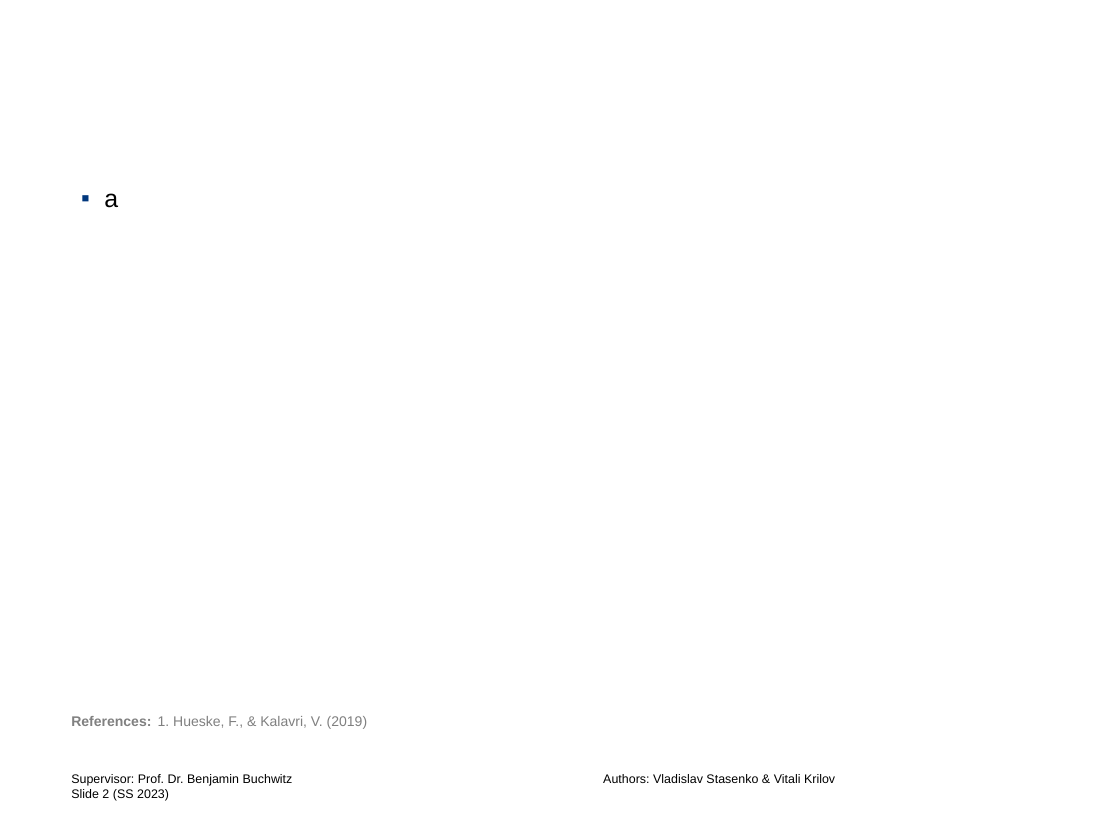
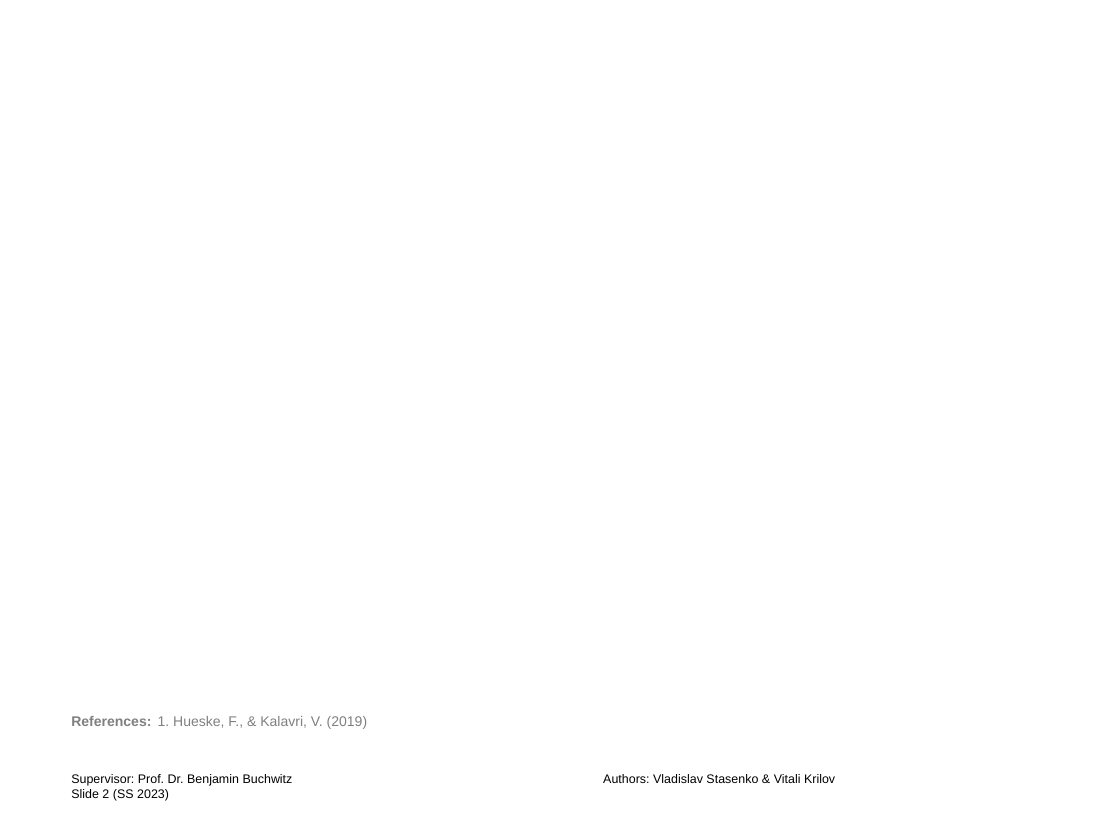
Before and after one commit to vladislabv/stream-processing, a slide deck: slide 2 of content/presentation/Vitali-Presentation-Stream-Processing.pptx. Drawn at 1120x840 pixels with LibreOffice and Linux fonts; fonts in the diff are those of the drawing; background and template pictures are left out. Boxes give left, top, right and bottom in pixels: in the first picture for what was removed or moved away, otherwise in the second. Text is boxed around its words. In the diff, an @@ line names an element or a change of style, - is before the commit and + after.

```diff
--- a/content/presentation/Vitali-Presentation-Stream-Processing.pptx
+++ b/content/presentation/Vitali-Presentation-Stream-Processing.pptx
@@ text removed at [104, 193, 118, 208] @@
-▪ a
```
Also in this commit, not shown: 2 other slides changed, 1 slide added, 1 slide removed.
